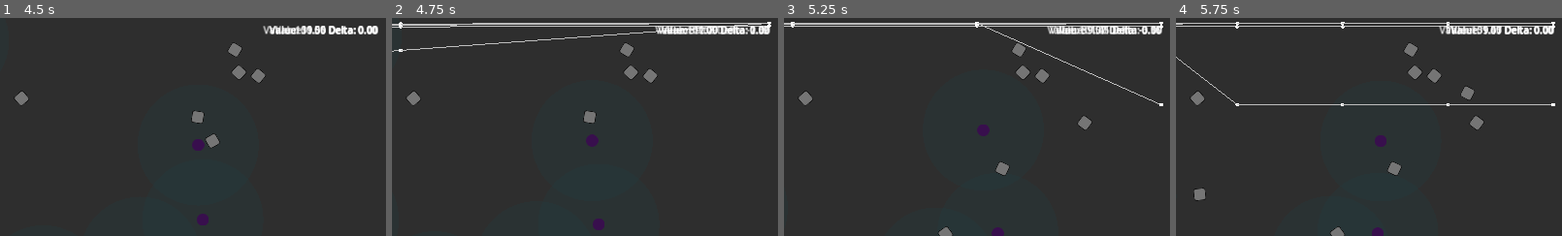
Above: before the commit, frames 1-4 (left to right).
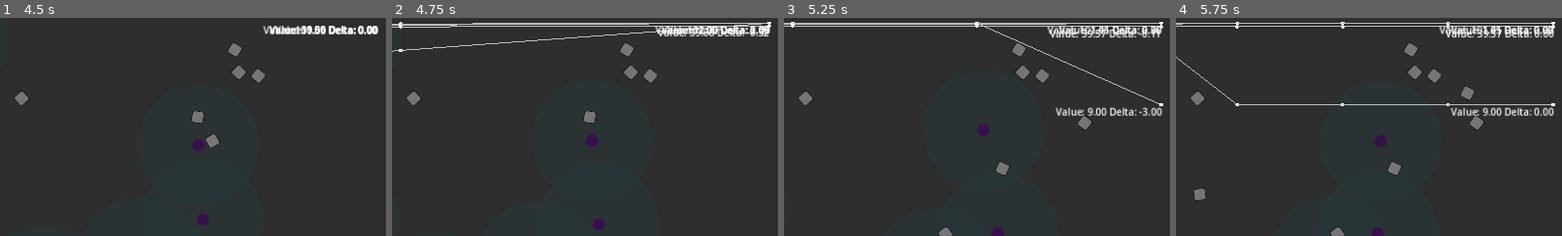
Above: after the commit, the same moments.

Repository: wivest/Natural-Selection
Game: Godot game, scene res://main.tscn
Same seed, same stepped clock (60 frames per second), same inputs: the game is played once before the commit and once after it.
Inputs:
- Up to frame 1 (4.5 s): click "Restart" at 0.5 s; click "Restart" at 1.25 s; click "Restart" at 2 s; click "Statistics" at 2.75 s; click "Current" at 3.5 s; click "Clear" at 4.25 s
- Up to frame 2 (4.75 s): no input
- Up to frame 3 (5.25 s): click "Current" at 5 s
- Up to frame 4 (5.75 s): no input
The pictures show only the part of the screen within x 49-99%, y 8-58%; the shares and areas given below are measured in that part.

Frame 1 is identical in both runs. In frame 2, 0.5% of the frame differs, in the area x 68-98%, y 3-9%; in frame 3, 1.5%, in the area x 68-98%, y 3-45%; in frame 4, 1.4%.

Commit message:
feat: follow counter to the last node

Diff:
--- a/ui/tabs/statistics/chart/chart.gd
+++ b/ui/tabs/statistics/chart/chart.gd
@@ -53,6 +53,7 @@
 	for i in range(start_index, end_index):
 		var vratio: float = view_mode.get_vratio(data.nodes[i].y, maximum)
 		var hratio: float = view_mode.get_hratio(data.get_relative_time(i, start_index), delta)
+		position_counter(vratio)
 
 		var pos := Vector2(
 			get_theme_constant("margin_left") + _margin_size.x * hratio,
@@ -76,3 +77,7 @@
 	data.nodes.append(Vector2(node_time, getter.get_value()))
 
 	queue_redraw()
+
+func position_counter(ratio: float):
+	counter.anchor_top = ratio
+	counter.anchor_bottom = ratio
